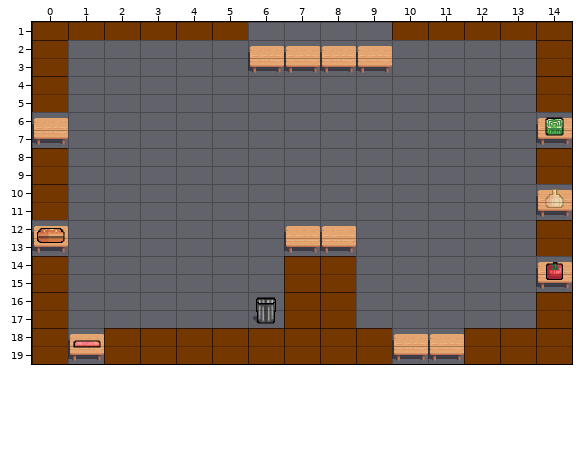
An edit to a level. Tiled map, ENG1/assets/Maps/StationsMap.tmx. The picture above is the old version.
Cells are 64x32 px. Shown: x 0..14, y 1..19.
The result:
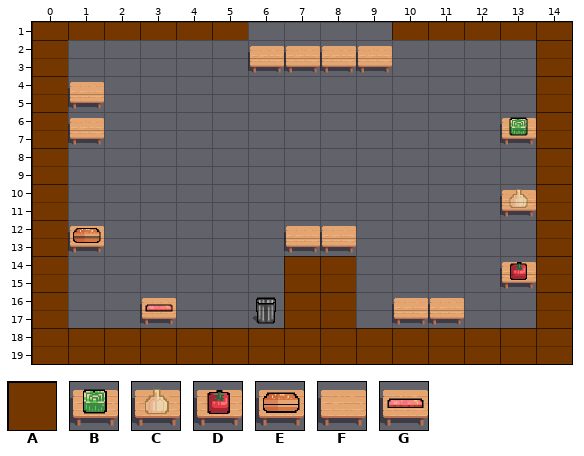
Key: from "Stations": A 6, B 11, C 12, D 13, E 14, F 15, G 16.
_ is an empty cell.
Commit: Updated the map to have the placements of stations be inside the walls, instead of in place of the walls,
What changed:
{"where": "layer \"Tile Layer 1\""}
{"y":5,"x":1,"old":"_","new":"F"}
{"y":7,"x":0,"old":"F_","new":"AF"}
{"y":7,"x":13,"old":"_B","new":"BA"}
{"y":11,"x":13,"old":"_C","new":"CA"}
{"y":13,"x":0,"old":"E_","new":"AE"}
{"y":15,"x":13,"old":"_D","new":"DA"}
{"y":17,"x":3,"old":"_","new":"G"}
{"y":17,"x":10,"old":"__","new":"FF"}
{"y":19,"x":1,"old":"G","new":"A"}
{"y":19,"x":10,"old":"FF","new":"AA"}
